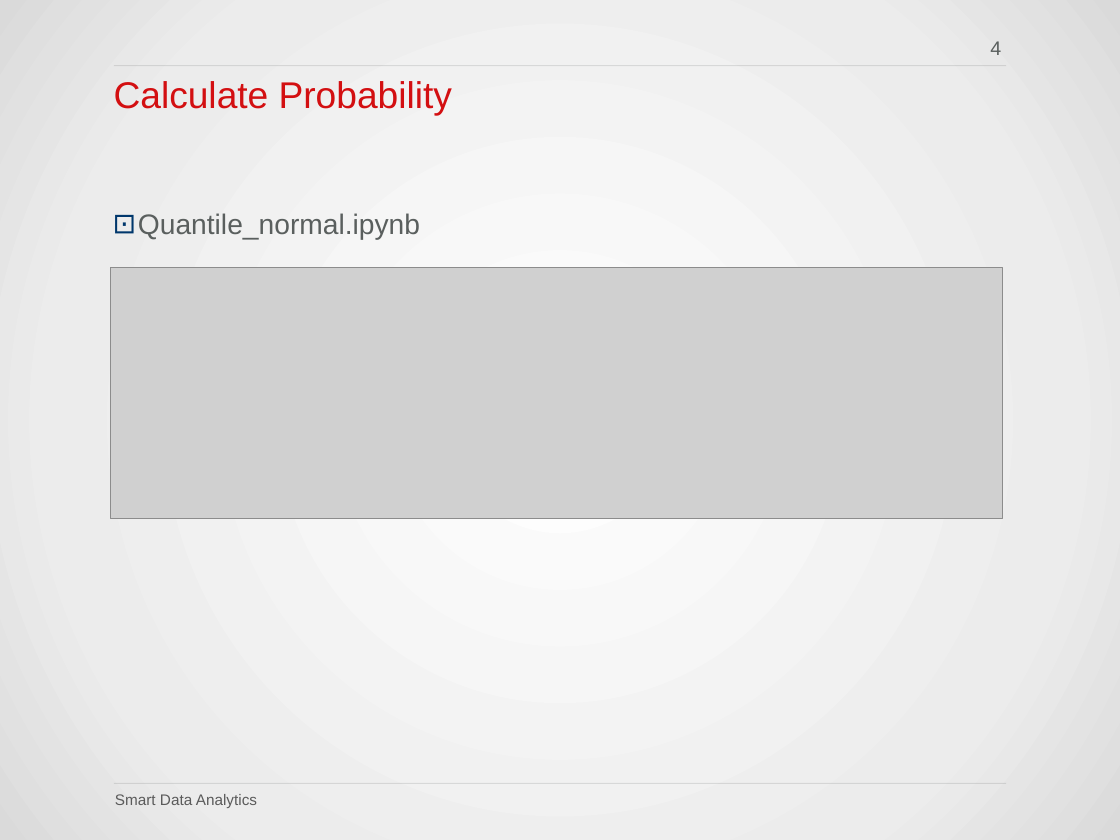
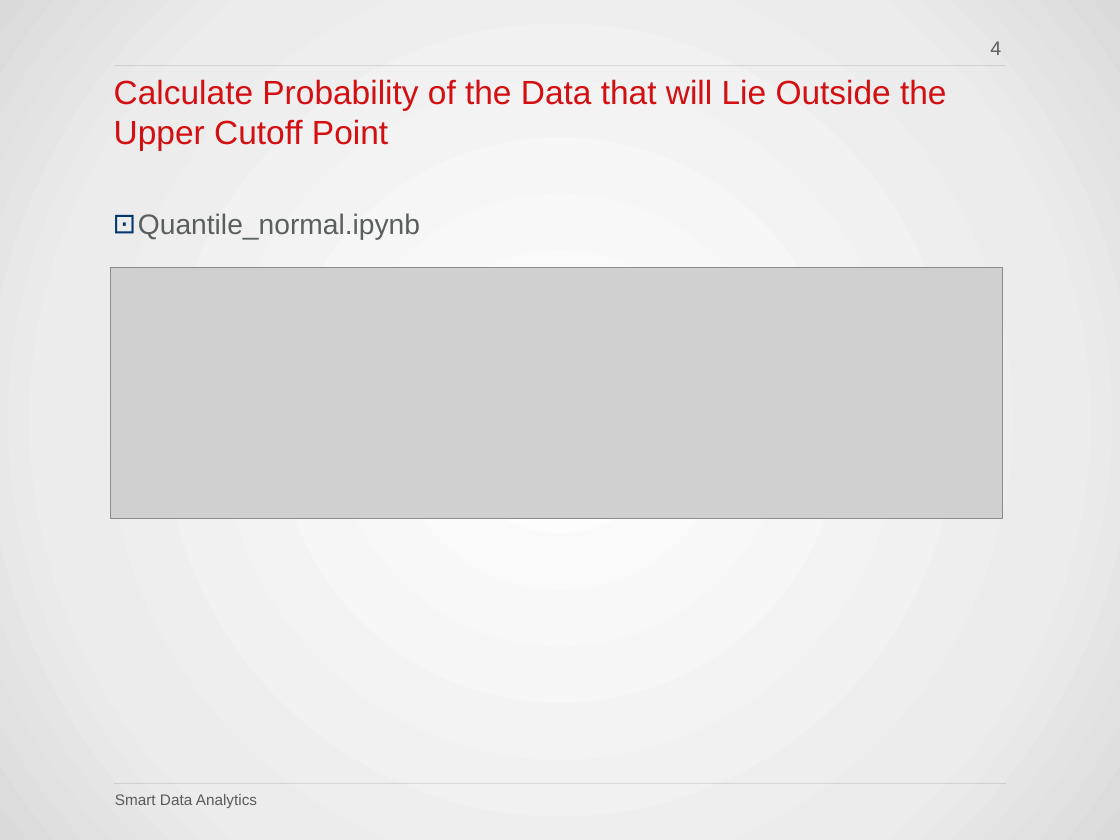
Before and after one commit to QuantLet/SDA_2020_NCTU, a slide deck: slide 4 of Susan/HW4_Upper Cutoff Point/2020 SDA I NCTU_0856706_HW4.pptx. Drawn at 1120x840 pixels with LibreOffice and Linux fonts; fonts in the diff are those of the drawing; grey boxes stand for pictures; background and template pictures are left out. Boxes give left, top, right and bottom in pixels: in the first picture for what was removed or moved away, otherwise in the second. Text is boxed around its words. In the diff, an @@ line names an element or a change of style, - is before the commit and + after.

```diff
--- a/Susan/HW4_Upper Cutoff Point/2020 SDA I NCTU_0856706_HW4.pptx
+++ b/Susan/HW4_Upper Cutoff Point/2020 SDA I NCTU_0856706_HW4.pptx
@@ title at (114,79,947,150): text changed; size 34 to 30.6 pt @@
-Calculate Probability
+Calculate Probability of the Data that will Lie Outside the Upper Cutoff Point
```
Also in this commit, not shown: 3 other slides changed.
